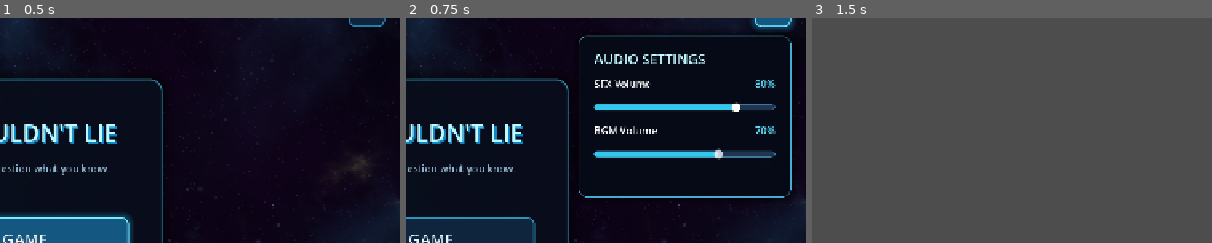
Above: before the commit, frames 1-3 (left to right).
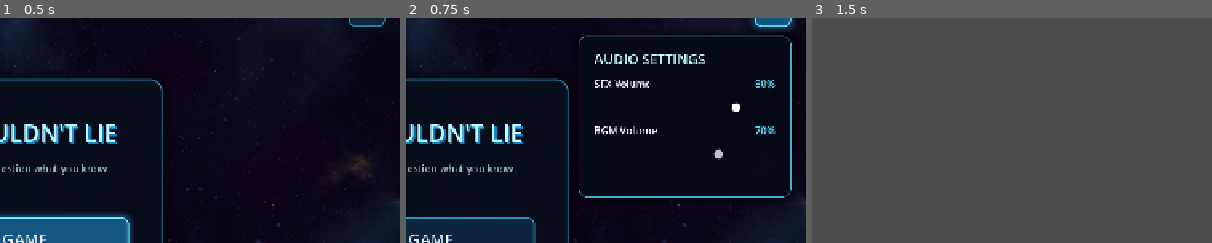
Above: after the commit, the same moments.

Repository: rawmeal1026/Eyes-Shouldn-t-Lie
Game: Godot game, scene res://scenes/main_menu.tscn
The game is run twice, just before and just after one commit, with the same random seed, the same clock (stepped at 60 frames per second) and the same inputs.
Inputs:
- Up to frame 1 (0.5 s): no input
- Up to frame 2 (0.75 s): click "⚙" at 0.5 s
- Up to frame 3 (1.5 s): click "START GAME" at 1.25 s
The pictures show only the part of the screen within x 50-100%, y 9-59%; the shares and areas given below are measured in that part.

Frame 1 is identical in both runs. In frame 2, 2.7% of the frame differs, in the area x 46-93%, y 38-63%; in frame 3, nothing differs.

Commit message:
Revert "fixed the volume slider,simplemented the UI click SFX"
This reverts commit e46bed4bb79444db07b59fa4994cba2f62e5d960.

Diff:
--- a/components/ui_button_sfx.tscn
+++ /dev/null
@@ -1,12 +0,0 @@
-[gd_scene load_steps=3 format=3]
-
-[ext_resource type="Script" path="res://scripts/ui_button_sfx.gd" id="1_script"]
-[ext_resource type="AudioStream" path="res://assets/sfx/ui_click.ogg" id="2_click"]
-
-[node name="UIButtonSFX" type="Node"]
-script = ExtResource("1_script")
-
-[node name="AudioStreamPlayer" type="AudioStreamPlayer" parent="."]
-stream = ExtResource("2_click")
-bus = &"SFX"
-max_polyphony = 4
--- a/scenes/main_menu.tscn
+++ b/scenes/main_menu.tscn
@@ -1,8 +1,7 @@
-[gd_scene load_steps=11 format=3]
+[gd_scene load_steps=10 format=3]
 
 [ext_resource type="Script" path="res://scripts/main_menu.gd" id="1_script"]
 [ext_resource type="Texture2D" path="res://assets/environments/Blue Nebula/Blue_Nebula_06-512x512.png" id="2_background"]
-[ext_resource type="PackedScene" path="res://components/ui_button_sfx.tscn" id="3_button_sfx"]
 
 [sub_resource type="StyleBoxFlat" id="StylePanel"]
 bg_color = Color(0.035, 0.055, 0.11, 0.94)
@@ -71,22 +70,13 @@
 shadow_size = 12
 
 [sub_resource type="StyleBoxFlat" id="StyleSlider"]
-content_margin_top = 5.0
-content_margin_bottom = 5.0
-bg_color = Color(0.12, 0.21, 0.31, 1)
-border_width_left = 1
-border_width_top = 1
-border_width_right = 1
-border_width_bottom = 1
-border_color = Color(0.25, 0.47, 0.61, 1)
+bg_color = Color(0.1, 0.15, 0.23, 1)
 corner_radius_top_left = 5
 corner_radius_top_right = 5
 corner_radius_bottom_right = 5
 corner_radius_bottom_left = 5
 
 [sub_resource type="StyleBoxFlat" id="StyleSliderFill"]
-content_margin_top = 5.0
-content_margin_bottom = 5.0
 bg_color = Color(0.2, 0.78, 0.92, 1)
 corner_radius_top_left = 5
 corner_radius_top_right = 5
@@ -295,12 +285,6 @@
 theme_override_styles/grabber_area = SubResource("StyleSliderFill")
 theme_override_styles/grabber_area_highlight = SubResource("StyleSliderFill")
 
-[node name="StartButtonSFX" parent="." node_paths=PackedStringArray("button") instance=ExtResource("3_button_sfx")]
-button = NodePath("../MenuCenter/MenuPanel/Margin/Content/StartButton")
-
-[node name="SettingsButtonSFX" parent="." node_paths=PackedStringArray("button") instance=ExtResource("3_button_sfx")]
-button = NodePath("../SettingsButton")
-
 [connection signal="pressed" from="MenuCenter/MenuPanel/Margin/Content/StartButton" to="." method="_on_start_pressed"]
 [connection signal="pressed" from="SettingsButton" to="." method="_on_settings_pressed"]
 [connection signal="value_changed" from="SettingsPanel/Margin/Settings/SFXSlider" to="." method="_on_sfx_volume_changed"]
--- a/scripts/main_menu.gd
+++ b/scripts/main_menu.gd
@@ -31,8 +31,6 @@
 
 
 func _on_start_pressed() -> void:
-    # Give the click sound a brief moment to start before this scene is freed.
-    await get_tree().create_timer(0.08).timeout
     var error := get_tree().change_scene_to_file(GAME_SCENE)
     if error != OK:
         push_error("Could not open game scene: %s" % error_string(error))
--- a/scripts/ui_button_sfx.gd
+++ /dev/null
@@ -1,43 +0,0 @@
-@tool
-extends Node
-
-## Reusable UI click-sound component. Assign any BaseButton in the inspector.
-@export var button: BaseButton
-@export_range(0.1, 2.0, 0.01) var minimum_pitch := 0.8
-@export_range(0.1, 2.0, 0.01) var maximum_pitch := 1.2
-
-@onready var audio_player: AudioStreamPlayer = $AudioStreamPlayer
-
-
-func _ready() -> void:
-    if Engine.is_editor_hint():
-        update_configuration_warnings()
-        return
-    if not is_instance_valid(button):
-        push_warning("UIButtonSFX requires a button assignment.")
-        return
-    if not button.pressed.is_connected(play_click):
-        button.pressed.connect(play_click)
-
-
-func _exit_tree() -> void:
-    if is_instance_valid(button) and button.pressed.is_connected(play_click):
-        button.pressed.disconnect(play_click)
-
-
-func play_click() -> void:
-    if not is_instance_valid(audio_player) or audio_player.stream == null:
-        return
-    var low_pitch := minf(minimum_pitch, maximum_pitch)
-    var high_pitch := maxf(minimum_pitch, maximum_pitch)
-    audio_player.pitch_scale = randf_range(low_pitch, high_pitch)
-    audio_player.play()
-
-
-func _get_configuration_warnings() -> PackedStringArray:
-    var warnings := PackedStringArray()
-    if not is_instance_valid(button):
-        warnings.append("Assign a BaseButton to the button property.")
-    if minimum_pitch > maximum_pitch:
-        warnings.append("Minimum pitch is above maximum pitch; runtime will swap them.")
-    return warnings
Not shown, removed: assets/sfx/LICENSE-KENNEY-CC0.txt
Not shown, removed: assets/sfx/ui_click.ogg.import
Not shown, removed: scripts/ui_button_sfx.gd.uid
Binary file removed: 《Spiral》Wei Jian chan.jpg
Not shown, removed: 《Spiral》Wei Jian chan.jpg.import
Not shown, removed: assets/sfx/SOURCE.md
Not shown, removed: assets/sfx/ui_click.ogg
